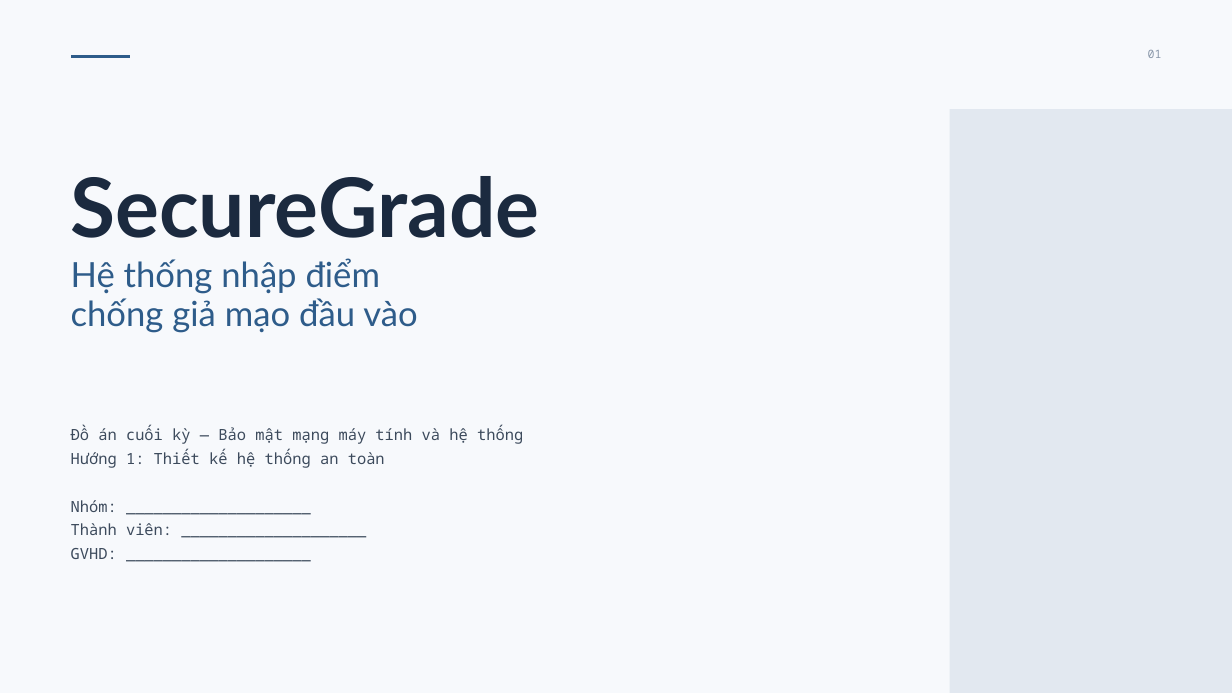
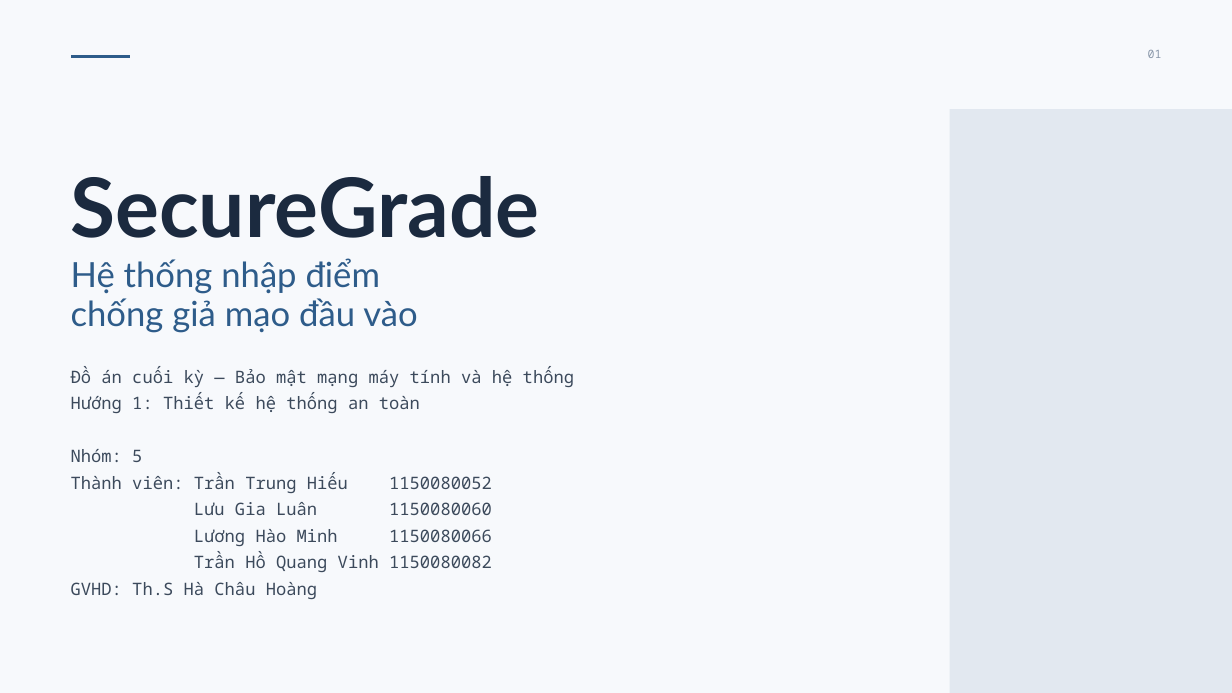
Before and after one commit to mctrunghieu2004-oss/BaoMatAnhNinhMang, a slide deck: slide 1 of docs/SLIDE.pptx. Drawn at 1232x693 pixels with LibreOffice and Linux fonts; fonts in the diff are those of the drawing. Boxes give left, top, right and bottom in pixels: in the first picture for what was removed or moved away, otherwise in the second. Text is boxed around its words. In the diff, an @@ line names an element or a change of style, - is before the commit and + after.

```diff
--- a/docs/SLIDE.pptx
+++ b/docs/SLIDE.pptx
@@ text at (x1=71, y1=367, x2=574, y2=413): size 18 to 20 pt in "Đồ án cuối kỳ — Bảo mật ...", "Hướng 1: Thiết kế hệ thống an ..."; line spacing 27.9pt to 31pt @@
@@ text "Đồ án cuối kỳ — ..." moved from (x1=71, y1=426, x2=523, y2=559) to (x1=71, y1=367, x2=574, y2=599) @@
@@ text at (x1=71, y1=449, x2=492, y2=599): text changed; size 18 to 20 pt @@
-Nhóm: ____________________
-Thành viên: ____________________
-GVHD: ____________________
+Nhóm: 5
+Thành viên: Trần Trung Hiếu 1150080052
+Lưu Gia Luân 1150080060
+Lương Hào Minh 1150080066
+Trần Hồ Quang Vinh 1150080082
+GVHD: Th.S Hà Châu Hoàng
```
Also in this commit, not shown: 3 other slides changed.
